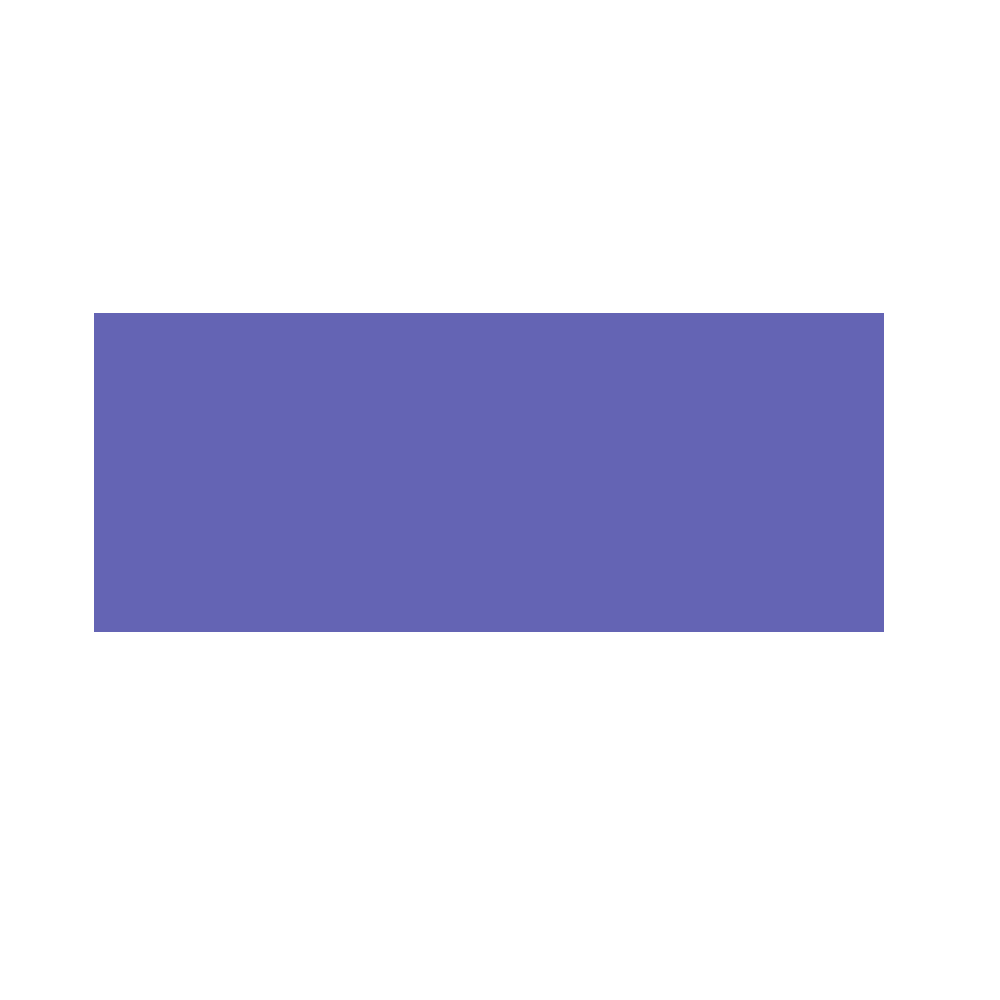
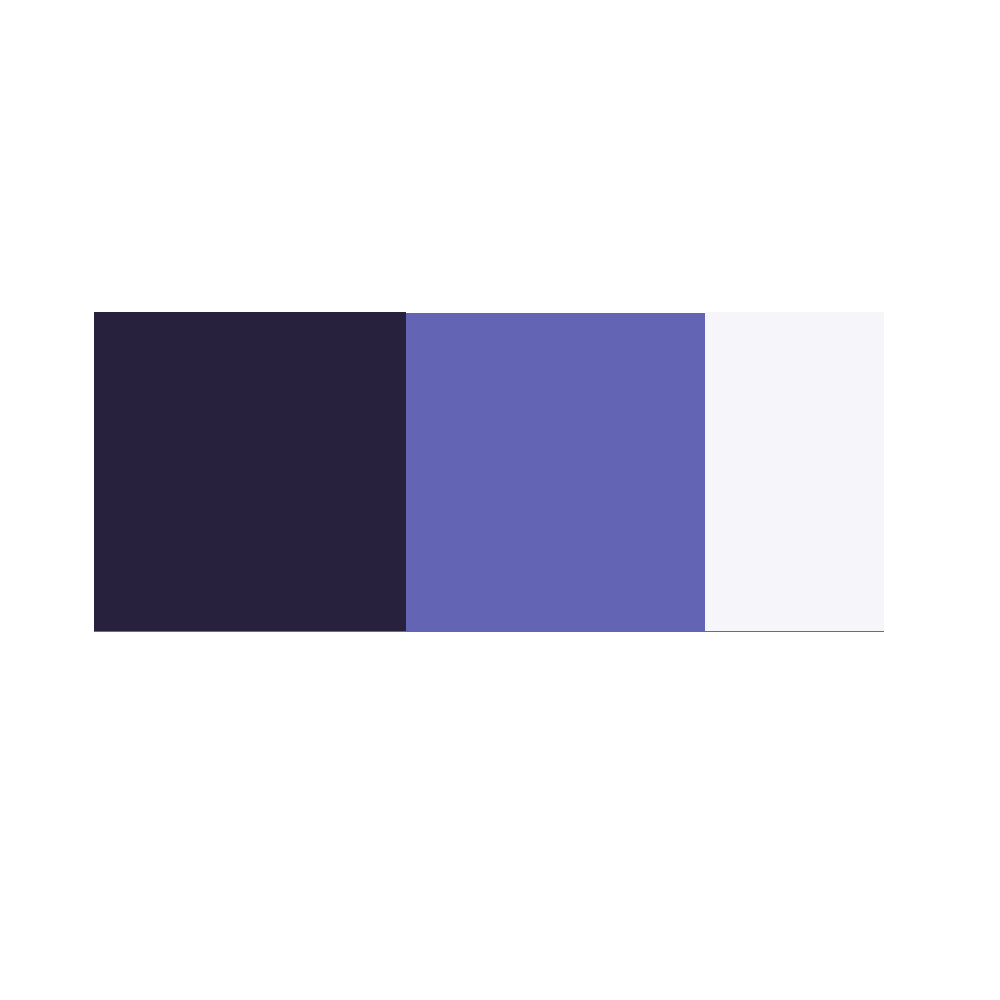
The second 1000 x 1000 image is a revision of the first. Changes to its layers:
added layer "Rectangle 3" above "Rectangle 2" over (x1=705, y1=312, x2=884, y2=631)
added layer "Rectangle 2" above "Rectangle 1" over (x1=94, y1=312, x2=406, y2=631)
